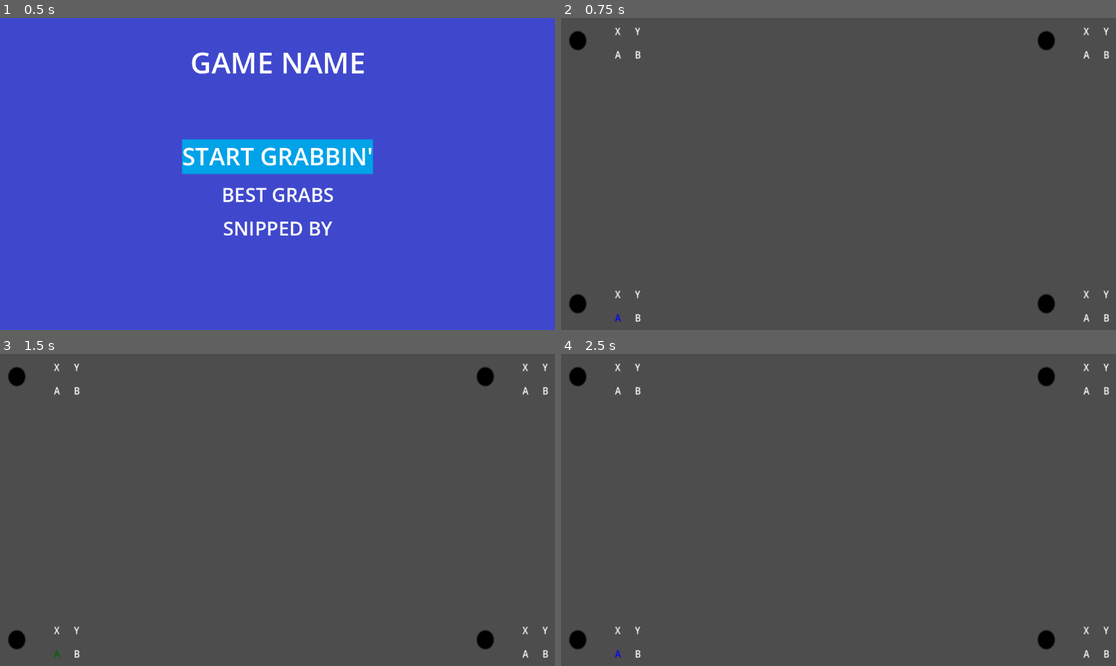
Above: before the commit, frames 1-4 (two rows, left to right).
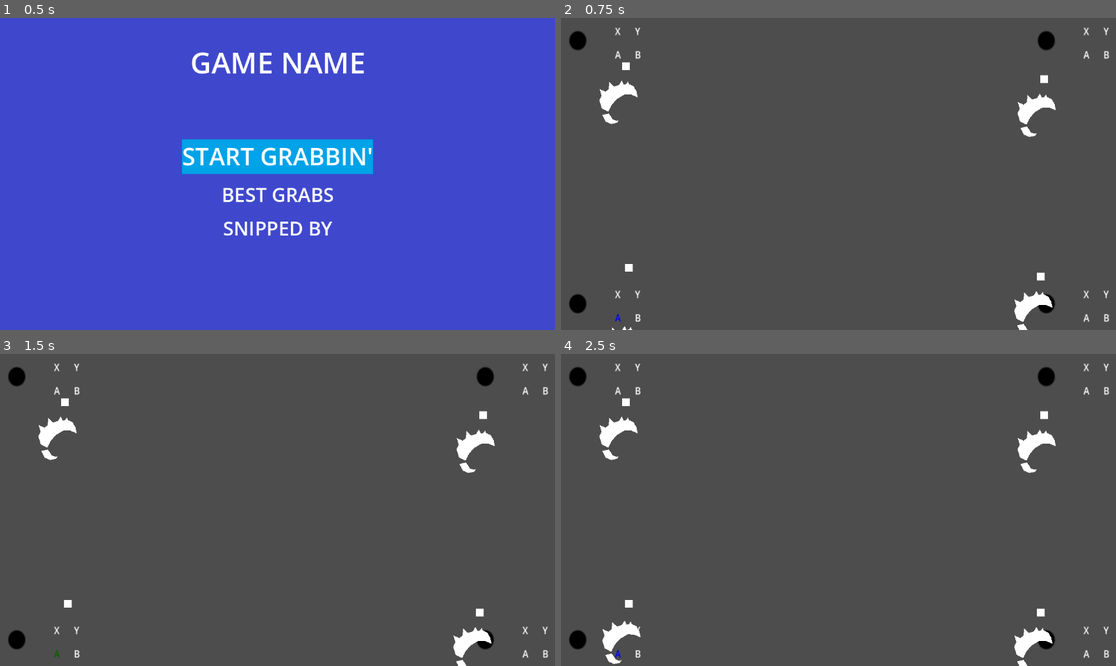
Above: after the commit, the same moments.

Repository: faubes/ArcadeJam2023
Game: Godot game, scene res://scenes/test/MultiControllers.tscn
Same seed, same stepped clock (60 frames per second), same inputs: the game is played once before the commit and once after it.
Inputs:
- Up to frame 1 (0.5 s): no input
- Up to frame 2 (0.75 s): tap Enter at 0.5 s; hold Up (MenuUp) from 0.53 s (still down); hold A (FireHand) from 0.53 s (still down)
- Up to frame 3 (1.5 s): tap Space (SelectButton) at 1.25 s; release Up (MenuUp) at 1.28 s; release A (FireHand) at 1.28 s; hold Down (MenuDown) from 1.28 s (still down); tap Ctrl (ReelIn) at 1.35 s
- Up to frame 4 (2.5 s): tap Enter at 2 s; release Down (MenuDown) at 2.03 s; hold Up (MenuUp) from 2.03 s (still down); hold Space (SelectButton) from 2.03 s (still down)

Frame 1 is identical in both runs. In frame 2, 1.3% of the frame differs, in the area x 6-90%, y 14-100%; in frame 3, 1.3%; in frame 4, 1.6%.

Commit message:
Added 4 test players to test level

Diff:
--- a/game/scenes/level/TestLevel.tscn
+++ b/game/scenes/level/TestLevel.tscn
@@ -4,6 +4,21 @@
 
 [node name="TestLevel" type="Node2D"]
 
-[node name="Player" parent="." instance=ExtResource("1_4iu7c")]
-position = Vector2(493, 320)
+[node name="Player0" parent="." instance=ExtResource("1_4iu7c")]
+position = Vector2(141, 520)
 rotation = -1.06122
+
+[node name="Player1" parent="." instance=ExtResource("1_4iu7c")]
+position = Vector2(996, 538)
+rotation = -1.06122
+player_id = 1
+
+[node name="Player2" parent="." instance=ExtResource("1_4iu7c")]
+position = Vector2(135, 101)
+rotation = -1.06122
+player_id = 2
+
+[node name="Player3" parent="." instance=ExtResource("1_4iu7c")]
+position = Vector2(1003, 128)
+rotation = -1.06069
+player_id = 3
--- a/game/scenes/player/Claw.tscn
+++ b/game/scenes/player/Claw.tscn
@@ -1,4 +1,43 @@
 [gd_scene load_steps=6 format=3 uid="uid://dtn1p1637mkhl"]
+
+[sub_resource type="Animation" id="Animation_srgim"]
+length = 0.001
+tracks/0/type = "value"
+tracks/0/imported = false
+tracks/0/enabled = true
+tracks/0/path = NodePath("BigClaw:rotation")
+tracks/0/interp = 1
+tracks/0/loop_wrap = true
+tracks/0/keys = {
+"times": PackedFloat32Array(0),
+"transitions": PackedFloat32Array(1),
+"update": 0,
+"values": [-0.526964]
+}
+tracks/1/type = "value"
+tracks/1/imported = false
+tracks/1/enabled = true
+tracks/1/path = NodePath("SmallClaw:position")
+tracks/1/interp = 1
+tracks/1/loop_wrap = true
+tracks/1/keys = {
+"times": PackedFloat32Array(0),
+"transitions": PackedFloat32Array(1),
+"update": 0,
+"values": [Vector2(-67, 15)]
+}
+tracks/2/type = "value"
+tracks/2/imported = false
+tracks/2/enabled = true
+tracks/2/path = NodePath("SmallClaw:rotation")
+tracks/2/interp = 1
+tracks/2/loop_wrap = true
+tracks/2/keys = {
+"times": PackedFloat32Array(0),
+"transitions": PackedFloat32Array(1),
+"update": 0,
+"values": [0.23349]
+}
 
 [sub_resource type="Animation" id="Animation_q76ff"]
 resource_name = "open"
@@ -89,45 +128,6 @@
 "values": [Vector2(0, 0)]
 }
 
-[sub_resource type="Animation" id="Animation_srgim"]
-length = 0.001
-tracks/0/type = "value"
-tracks/0/imported = false
-tracks/0/enabled = true
-tracks/0/path = NodePath("BigClaw:rotation")
-tracks/0/interp = 1
-tracks/0/loop_wrap = true
-tracks/0/keys = {
-"times": PackedFloat32Array(0),
-"transitions": PackedFloat32Array(1),
-"update": 0,
-"values": [-0.526964]
-}
-tracks/1/type = "value"
-tracks/1/imported = false
-tracks/1/enabled = true
-tracks/1/path = NodePath("SmallClaw:position")
-tracks/1/interp = 1
-tracks/1/loop_wrap = true
-tracks/1/keys = {
-"times": PackedFloat32Array(0),
-"transitions": PackedFloat32Array(1),
-"update": 0,
-"values": [Vector2(-67, 15)]
-}
-tracks/2/type = "value"
-tracks/2/imported = false
-tracks/2/enabled = true
-tracks/2/path = NodePath("SmallClaw:rotation")
-tracks/2/interp = 1
-tracks/2/loop_wrap = true
-tracks/2/keys = {
-"times": PackedFloat32Array(0),
-"transitions": PackedFloat32Array(1),
-"update": 0,
-"values": [0.23349]
-}
-
 [sub_resource type="AnimationLibrary" id="AnimationLibrary_gl3yl"]
 _data = {
 "RESET": SubResource("Animation_srgim"),
--- a/game/scenes/player/Player.gd
+++ b/game/scenes/player/Player.gd
@@ -7,7 +7,7 @@
 @export var speed = 500
 @export var retract_speed = 1000
 
-var player_id : int = 0
+@export var player_id : int = 0
 enum hand_state { closed, open }
 enum arm_state { retracted, extending, retracting }
 
--- a/game/scenes/player/Player.tscn
+++ b/game/scenes/player/Player.tscn
@@ -6,6 +6,7 @@
 [sub_resource type="CircleShape2D" id="CircleShape2D_arsns"]
 
 [node name="Player" type="StaticBody2D"]
+rotation = -1.56916
 script = ExtResource("1_vwkk2")
 
 [node name="GrooveJoint2D" type="GrooveJoint2D" parent="."]
--- a/game/scenes/test/MultiControllers.tscn
+++ b/game/scenes/test/MultiControllers.tscn
@@ -1,7 +1,8 @@
-[gd_scene load_steps=3 format=3 uid="uid://cvdxrhqgjob5q"]
+[gd_scene load_steps=4 format=3 uid="uid://cvdxrhqgjob5q"]
 
 [ext_resource type="PackedScene" uid="uid://c6pmtx61qbv1v" path="res://scenes/ui/JoystickDebug.tscn" id="1_3wdwb"]
 [ext_resource type="PackedScene" path="res://scenes/test/main_menu_button_container.tscn" id="2_njb4w"]
+[ext_resource type="PackedScene" uid="uid://juymhj4t7nlh" path="res://scenes/level/TestLevel.tscn" id="3_efqb3"]
 
 [node name="MultiControllers" type="Node2D"]
 
@@ -59,3 +60,5 @@
 device_id = 3
 
 [node name="Main Menu Button Container" parent="." instance=ExtResource("2_njb4w")]
+
+[node name="TestLevel" parent="." instance=ExtResource("3_efqb3")]
